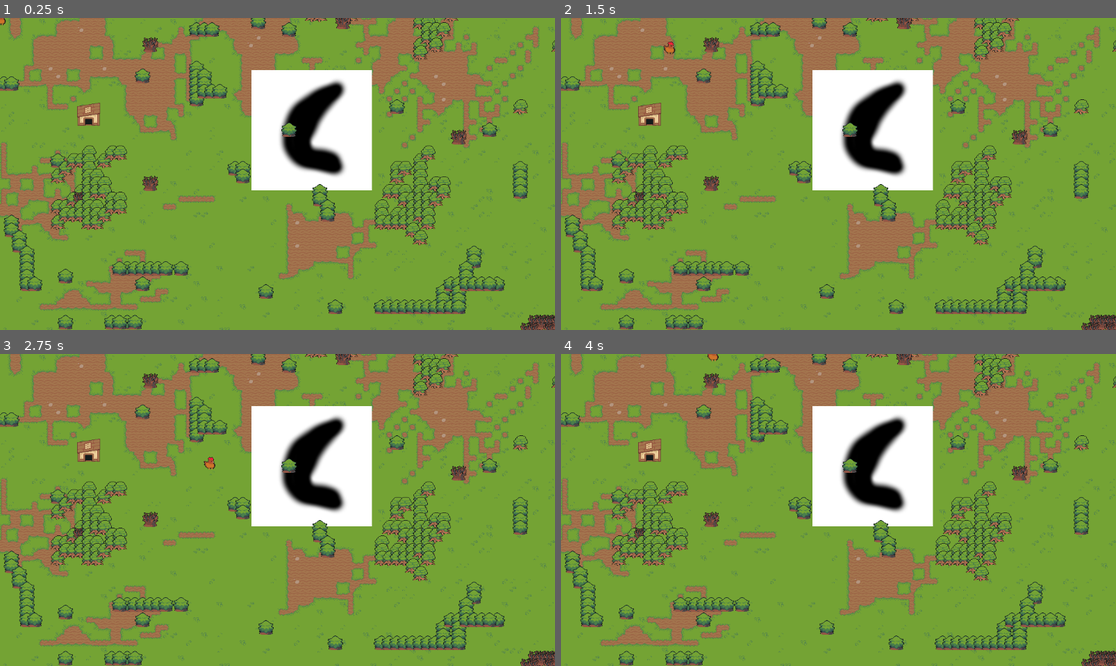
Above: before the commit, frames 1-4 (two rows, left to right).
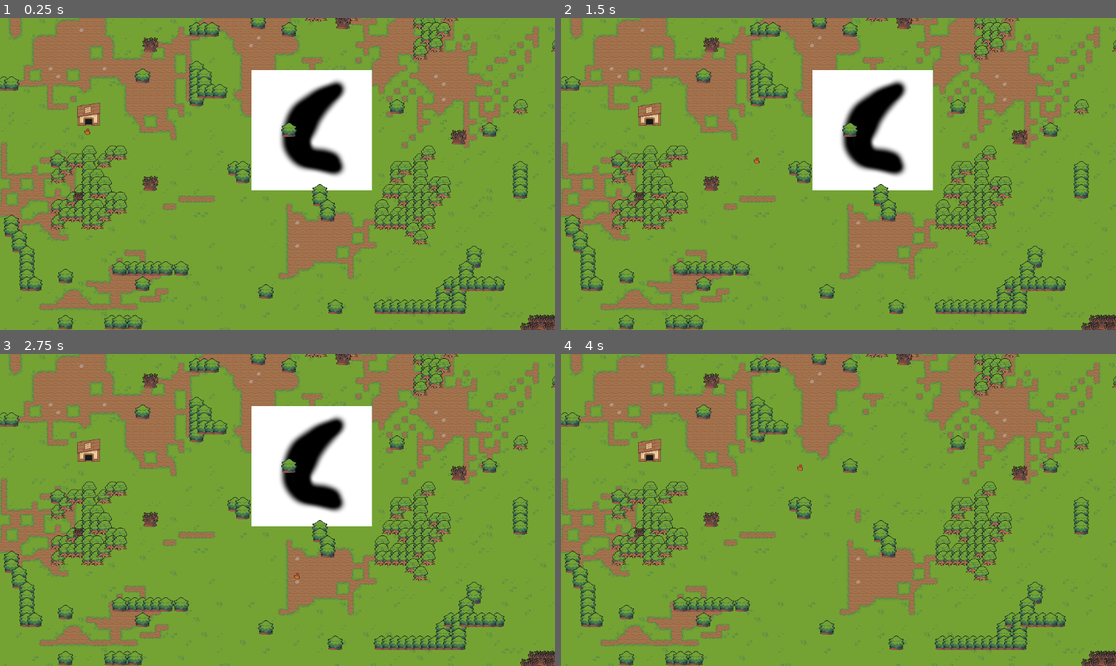
Above: after the commit, the same moments.

Repository: jackfruitgames/chickeeen
Game: Godot game, scene res://scenes/outdoors/outdoors.tscn
Two runs of this game, one before a commit and one after it. Both use one fixed random seed, a clock stepped at 60 frames per second and the inputs below. This scene is started directly instead of the project's main scene.
Inputs:
- Up to frame 1 (0.25 s): no input
- Up to frame 2 (1.5 s): tap Enter at 0.5 s; hold Right (move_right) 0.53-1.28 s; hold Down (move_down) from 1.28 s (still down)
- Up to frame 3 (2.75 s): release Down (move_down) at 2.03 s; hold Right (move_right) from 2.03 s (still down)
- Up to frame 4 (4 s): tap Space at 2.75 s; release Right (move_right) at 2.78 s; hold Up (move_up) 2.78-3.53 s; tap Enter at 3.5 s; hold Left (move_left) from 3.53 s (still down)

The runs differ from the first frame. In frame 1, less than 0.1% of the frame differs, in the area x 0-17%, y 0-38%; in frame 2, less than 0.1%; in frame 3, less than 0.1%; in frame 4, 8.3%, in the area x 26-68%, y 0-56%.

Commit message:
Resize chicken

Diff:
--- a/scenes/outdoors/outdoors.tscn
+++ b/scenes/outdoors/outdoors.tscn
@@ -2097,7 +2097,8 @@
 layer_1/tile_data = PackedInt32Array(-720892, 131075, 0, -655354, 131075, 0, -589819, 131075, 0, -589820, 131075, 0, -7 …(17031 unchanged characters)…
 
 [node name="chicken" parent="." instance=ExtResource("3_jwf5e")]
-position = Vector2(2, -1)
+position = Vector2(182, 235)
+scale = Vector2(0.5, 0.5)
 
 [node name="food" parent="." instance=ExtResource("4_vqb3o")]
 position = Vector2(647, 233)
